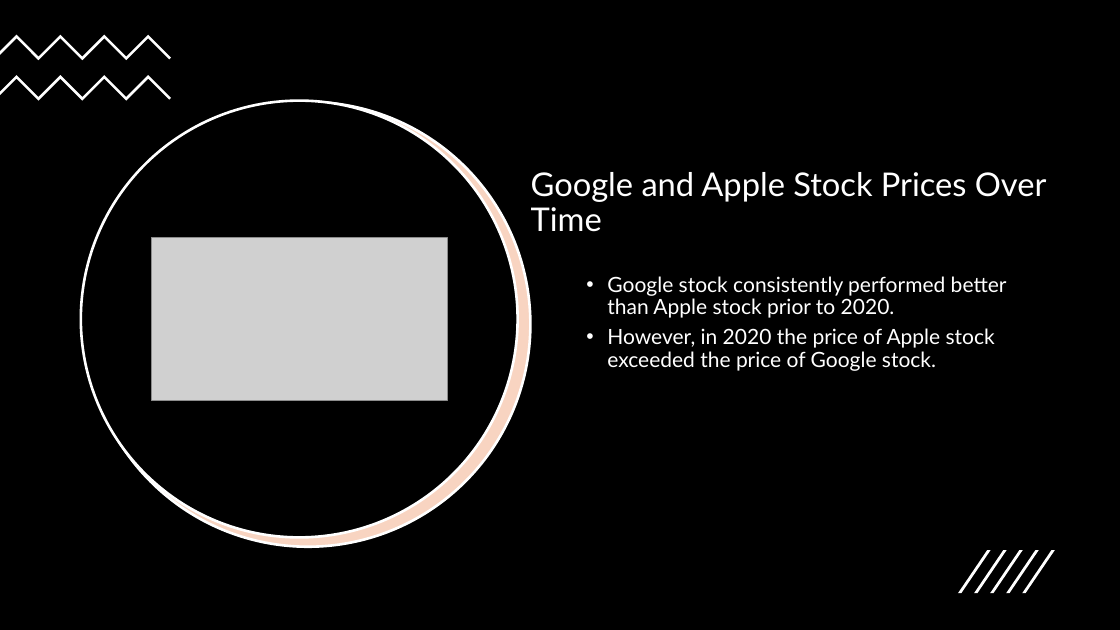
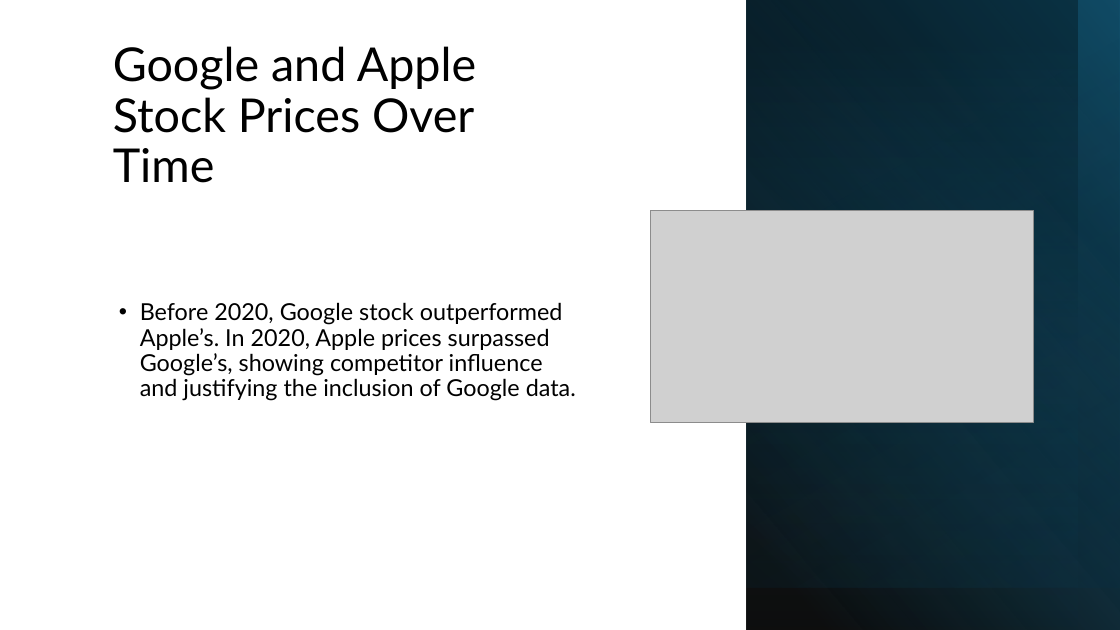
Before and after one commit to emilyschnepp/appleStockPrediction, a slide deck: slide 3 of appleStockResultsandViz.pptx. Drawn at 1120x630 pixels with LibreOffice and Linux fonts; fonts in the diff are those of the drawing; grey boxes stand for pictures. Boxes give left, top, right and bottom in pixels: in the first picture for what was removed or moved away, otherwise in the second. Text is boxed around its words. In the diff, an @@ line names an element or a change of style, - is before the commit and + after.

```diff
--- a/appleStockResultsandViz.pptx
+++ b/appleStockResultsandViz.pptx
@@ rectangle removed at (0, 0, 1120, 630) @@
@@ rectangle added at (746, 0, 1120, 630), fill gradient #000000 to #156082 @@
@@ rectangle added at (746, 0, 1120, 588), fill gradient #0B3041 @@
@@ rectangle added at (746, 0, 1120, 588), fill gradient #156082 to #000000 @@
@@ rectangle added at (746, 0, 1078, 630), fill gradient #156082 to #000000 @@
@@ freeform shape removed at (0, 34, 171, 60) @@
@@ title "Google and Apple Stock Prices ...": place and size @@
-title "Google and Apple Stock Prices ..." at (531, 172, 1047, 232)
+title "Google and Apple Stock Prices ..." at (113, 46, 476, 183)
@@ title "Google and Apple Stock Prices ..." at (113, 46, 476, 183): size 28 to 40 pt, text colour #FFFFFF to #000000; vertical alignment middle to bottom @@
@@ freeform shape removed at (0, 75, 171, 100) @@
@@ ellipse removed at (81, 101, 518, 538) @@
@@ ellipse removed at (86, 102, 531, 547) @@
@@ ellipse removed at (86, 102, 531, 547) @@
@@ picture removed at (151, 238, 447, 401) @@
@@ picture added at (650, 211, 1033, 423) @@
@@ text at (140, 302, 576, 401): text changed; size 18 to 20 pt; text colour #FFFFFF to #000000 @@
-• Google stock consistently performed better than Apple stock prior to 2020.
-• However, in 2020 the price of Apple stock exceeded the price of Google stock.
+• Before 2020, Google stock outperformed Apple’s. In 2020, Apple prices surpassed Google’s, showing competitor influence and justifying the inclusion of Google data.
@@ group removed at (958, 550, 1055, 593): 5 freeform shapes @@
```
Also in this commit, not shown: 5 other slides changed, 2 slides added, 2 slides removed.
